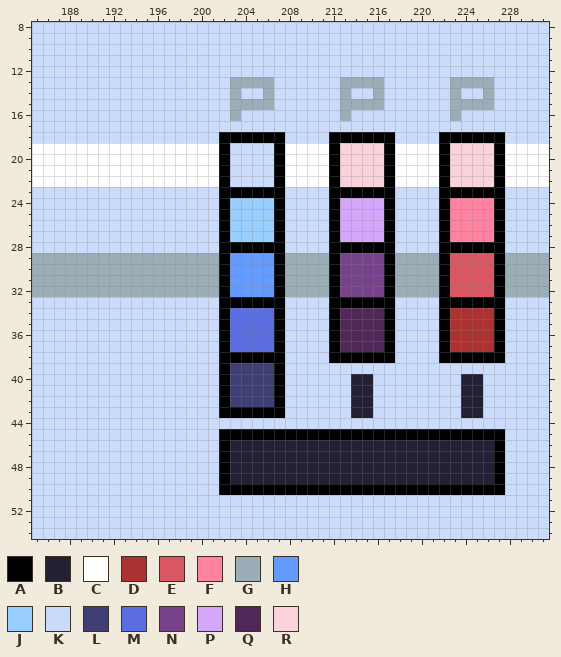
Pixel-art file: resources/palettes/G 41 [1px].aseprite. The first picture shows the starting point.
477x64 pixels, 1 frame. Shown: x 185..231, y 8..54. The commit also changed other parts of the picture, which this record leaves out.
Visible layers, top first: "Layer", "Background".
Palette (. is transparent): A #000000  B #222034  C #ffffff  D #ac3232  E #d95763  F #ff82a1  G #9badb7  H #639bff  J #98cfff  K #cbdbfc  L #3f3f74  M #5b6ee1  N #76428a  P #d5a7fa  Q #502858  R #fad2dc
Pixels before, first column x 185:
 8 KKKKKKKKKKKKKKKKKKKKKKKKKKKKKKKKKKKKKKKKKKKKKKK
 9 KKKKKKKKKKKKKKKKKKKKKKKKKKKKKKKKKKKKKKKKKKKKKKK
10 KKKKKKKKKKKKKKKKKKKKKKKKKKKKKKKKKKKKKKKKKKKKKKK
11 KKKKKKKKKKKKKKKKKKKKKKKKKKKKKKKKKKKKKKKKKKKKKKK
12 KKKKKKKKKKKKKKKKKKKKKKKKKKKKKKKKKKKKKKKKKKKKKKK
13 KKKKKKKKKKKKKKKKKKGGGGKKKKKKGGGGKKKKKKGGGGKKKKK
14 KKKKKKKKKKKKKKKKKKGKKGKKKKKKGKKGKKKKKKGKKGKKKKK
15 KKKKKKKKKKKKKKKKKKGGGGKKKKKKGGGGKKKKKKGGGGKKKKK
16 KKKKKKKKKKKKKKKKKKGKKKKKKKKKGKKKKKKKKKGKKKKKKKK
17 KKKKKKKKKKKKKKKKKKKKKKKKKKKKKKKKKKKKKKKKKKKKKKK
18 KKKKKKKKKKKKKKKKKAAAAAAKKKKAAAAAAKKKKAAAAAAKKKK
19 CCCCCCCCCCCCCCCCCAKKKKACCCCARRRRACCCCARRRRACCCC
20 CCCCCCCCCCCCCCCCCAKKKKACCCCARRRRACCCCARRRRACCCC
21 CCCCCCCCCCCCCCCCCAKKKKACCCCARRRRACCCCARRRRACCCC
22 CCCCCCCCCCCCCCCCCAKKKKACCCCARRRRACCCCARRRRACCCC
23 KKKKKKKKKKKKKKKKKAAAAAAKKKKAAAAAAKKKKAAAAAAKKKK
24 KKKKKKKKKKKKKKKKKAJJJJAKKKKAPPPPAKKKKAFFFFAKKKK
25 KKKKKKKKKKKKKKKKKAJJJJAKKKKAPPPPAKKKKAFFFFAKKKK
26 KKKKKKKKKKKKKKKKKAJJJJAKKKKAPPPPAKKKKAFFFFAKKKK
27 KKKKKKKKKKKKKKKKKAJJJJAKKKKAPPPPAKKKKAFFFFAKKKK
28 KKKKKKKKKKKKKKKKKAAAAAAKKKKAAAAAAKKKKAAAAAAKKKK
29 GGGGGGGGGGGGGGGGGAHHHHAGGGGANNNNAGGGGAEEEEAGGGG
30 GGGGGGGGGGGGGGGGGAHHHHAGGGGANNNNAGGGGAEEEEAGGGG
31 GGGGGGGGGGGGGGGGGAHHHHAGGGGANNNNAGGGGAEEEEAGGGG
32 GGGGGGGGGGGGGGGGGAHHHHAGGGGANNNNAGGGGAEEEEAGGGG
33 KKKKKKKKKKKKKKKKKAAAAAAKKKKAAAAAAKKKKAAAAAAKKKK
34 KKKKKKKKKKKKKKKKKAMMMMAKKKKAQQQQAKKKKADDDDAKKKK
35 KKKKKKKKKKKKKKKKKAMMMMAKKKKAQQQQAKKKKADDDDAKKKK
36 KKKKKKKKKKKKKKKKKAMMMMAKKKKAQQQQAKKKKADDDDAKKKK
37 KKKKKKKKKKKKKKKKKAMMMMAKKKKAQQQQAKKKKADDDDAKKKK
38 KKKKKKKKKKKKKKKKKAAAAAAKKKKAAAAAAKKKKAAAAAAKKKK
39 KKKKKKKKKKKKKKKKKALLLLAKKKKKKKKKKKKKKKKKKKKKKKK
40 KKKKKKKKKKKKKKKKKALLLLAKKKKKKBBKKKKKKKKBBKKKKKK
41 KKKKKKKKKKKKKKKKKALLLLAKKKKKKBBKKKKKKKKBBKKKKKK
42 KKKKKKKKKKKKKKKKKALLLLAKKKKKKBBKKKKKKKKBBKKKKKK
43 KKKKKKKKKKKKKKKKKAAAAAAKKKKKKBBKKKKKKKKBBKKKKKK
44 KKKKKKKKKKKKKKKKKKKKKKKKKKKKKKKKKKKKKKKKKKKKKKK
45 KKKKKKKKKKKKKKKKKAAAAAAAAAAAAAAAAAAAAAAAAAAKKKK
46 KKKKKKKKKKKKKKKKKABBBBBBBBBBBBBBBBBBBBBBBBAKKKK
47 KKKKKKKKKKKKKKKKKABBBBBBBBBBBBBBBBBBBBBBBBAKKKK
48 KKKKKKKKKKKKKKKKKABBBBBBBBBBBBBBBBBBBBBBBBAKKKK
49 KKKKKKKKKKKKKKKKKABBBBBBBBBBBBBBBBBBBBBBBBAKKKK
50 KKKKKKKKKKKKKKKKKAAAAAAAAAAAAAAAAAAAAAAAAAAKKKK
51 KKKKKKKKKKKKKKKKKKKKKKKKKKKKKKKKKKKKKKKKKKKKKKK
52 KKKKKKKKKKKKKKKKKKKKKKKKKKKKKKKKKKKKKKKKKKKKKKK
53 KKKKKKKKKKKKKKKKKKKKKKKKKKKKKKKKKKKKKKKKKKKKKKK
54 KKKKKKKKKKKKKKKKKKKKKKKKKKKKKKKKKKKKKKKKKKKKKKK
New version:
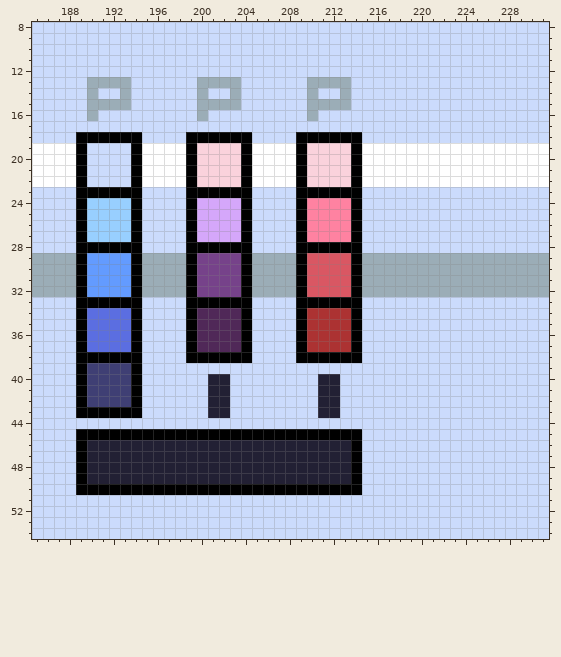
Change:
Changed rows in their new state; - is an unchanged pixel.
Layer "Layer":
first column x 189:
13 -GGGG------GGG-KKK---GGG-KKK------KKKK-
14 -G--G------G-----K---G-----K------K--K-
15 -GGGG------GGG-KKK---GGG-KKK------KKKK-
16 -G---------G--K------G--K---------K----
18 AAAAAA----AAA---KKK-AAA---KKK----KKKKKK
19 AKKKKA----ARRRRACCC-ARRR-ACCC----CCCCCC
20 AKKKKA----ARRRRACCC-ARRR-ACCC----CCCCCC
21 AKKKKA----ARRRRACCC-ARRR-ACCC----CCCCCC
22 AKKKKA----ARRRRACCC-ARRR-ACCC----CCCCCC
23 AAAAAA----AAA---KKK-AAA---KKK----KKKKKK
24 AJJJJA----APPPPAKKK-AFFFFAKKK----KKKKKK
25 AJJJJA----APPPPAKKK-AFFFFAKKK----KKKKKK
26 AJJJJA----APPPPAKKK-AFFFFAKKK----KKKKKK
27 AJJJJA----APPPPAKKK-AFFFFAKKK----KKKKKK
28 AAAAAA----AAA---KKK-AAA---KKK----KKKKKK
29 AHHHHA----ANNNNAGGG-AEEEEAGGG----GGGGGG
30 AHHHHA----ANNNNAGGG-AEEEEAGGG----GGGGGG
31 AHHHHA----ANNNNAGGG-AEEEEAGGG----GGGGGG
32 AHHHHA----ANNNNAGGG-AEEEEAGGG----GGGGGG
33 AAAAAA----AAA---KKK-AAA---KKK----KKKKKK
34 AMMMMA----AQQQQAKKK-ADDDDAKKK----KKKKKK
35 AMMMMA----AQQQQAKKK-ADDDDAKKK----KKKKKK
36 AMMMMA----AQQQQAKKK-ADDDDAKKK----KKKKKK
37 AMMMMA----AQQQQAKKK-ADDDDAKKK----KKKKKK
38 AAAAAA----AAA---KKK-AAA---KKK----KKKKKK
39 ALLLLA-------KKKKKK--------------------
40 ALLLLA------BBKKKKK---BB-KK--------KK--
41 ALLLLA------BBKKKKK---BB-KK--------KK--
42 ALLLLA------BBKKKKK---BB-KK--------KK--
43 AAAAAA------BBKKKKK---BB-KK--------KK--
45 AAAAAAAAAAAAA-------------KKKKKKKKKKKKK
46 ABBBBBBBBBBBBB-----------AKKKKKKKKKKKKK
47 ABBBBBBBBBBBBB-----------AKKKKKKKKKKKKK
48 ABBBBBBBBBBBBB-----------AKKKKKKKKKKKKK
49 ABBBBBBBBBBBBB-----------AKKKKKKKKKKKKK
50 AAAAAAAAAAAAA-------------KKKKKKKKKKKKK
Boxes around the changes in both pictures, in picture pixels (x1, y1, x2, y2):
changed: (76, 77, 505, 495)
